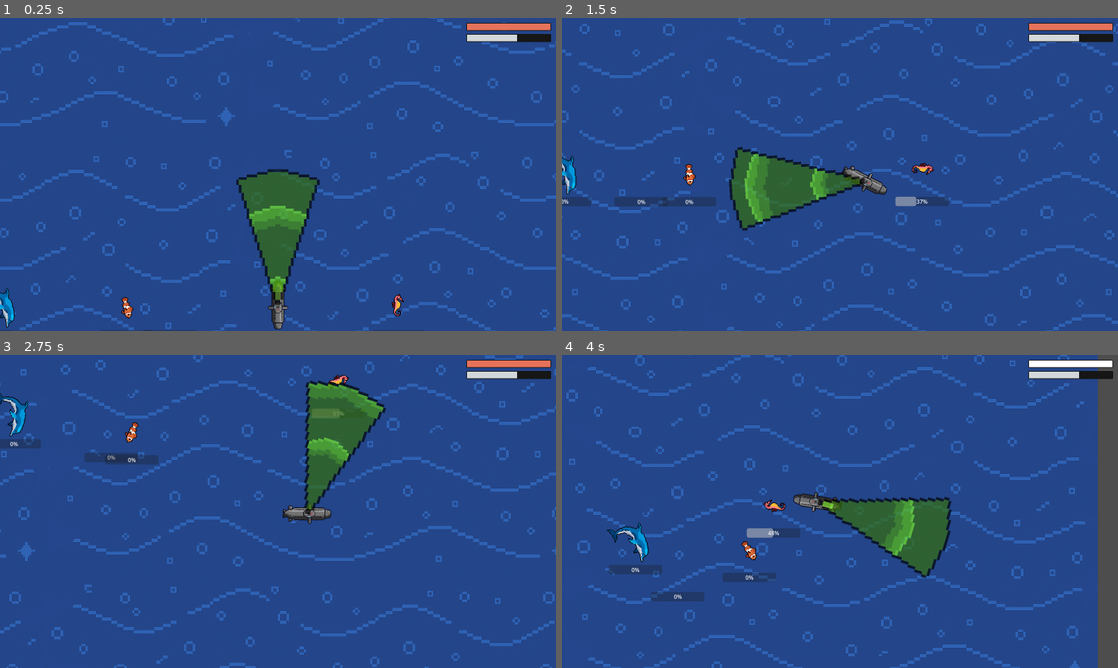
Above: before the commit, frames 1-4 (two rows, left to right).
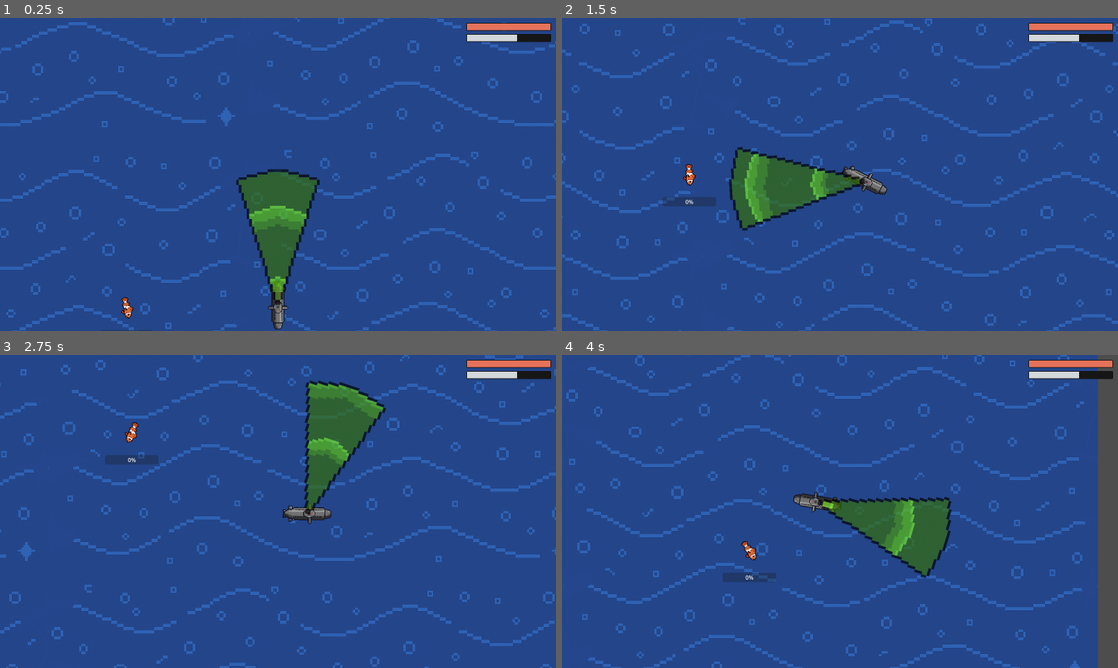
Above: after the commit, the same moments.

Repository: AbuHarambe/Deepsea_Invaders
Game: Godot game, scene res://Scenes/main.tscn
Same seed, same stepped clock (60 frames per second), same inputs: the game is played once before the commit and once after it. This scene is started directly instead of the project's main scene. The engine's default icon, where the game draws it, is replaced by a stand-in: a white triangle on a blue panel in a dark square.
Inputs (mouse positions are in pixels of both pictures, inside the frame that each line leads up to):
- Up to frame 1 (0.25 s): no input
- Up to frame 2 (1.5 s): move the mouse to (962, 158) at 0.52 s; hold D (Right) 0.53-1.28 s; click (962, 158) at 0.67 s; move the mouse to (728, 190) at 1.27 s; hold S (Down) from 1.28 s (still down)
- Up to frame 3 (2.75 s): move the mouse to (333, 442) at 2.02 s; release S (Down) at 2.03 s; hold D (Right) from 2.03 s (still down)
- Up to frame 4 (4 s): move the mouse to (812, 574) at 2.77 s; release D (Right) at 2.78 s; hold W (Up) 2.78-3.53 s; click (812, 574) at 2.92 s; move the mouse to (1006, 558) at 3.52 s; hold A (Left) from 3.53 s (still down)

The runs differ from the first frame. In frame 1, 0.4% of the frame differs, in the area x 0-77%, y 86-100%; in frame 2, 1.0%; in frame 3, 0.9%; in frame 4, 1.6%, in the area x 8-99%, y 1-79%.
Error before the commit: Invalid assignment of property or key 'visible' with value of type 'bool' on a base object of type 'null instance'. (res://Entities/Templates/EnemySniper.gd:24)

Commit message:
Tolgi Helfen

Diff:
--- a/Entities/Templates/Enemy_Seahorse.tscn
+++ b/Entities/Templates/Enemy_Seahorse.tscn
@@ -10,6 +10,7 @@
 [node name="EnemySeahorse" type="Node2D"]
 script = ExtResource("1_yupuy")
 ammo_scene = ExtResource("2_7c8ae")
+image = ExtResource("3_bl6ep")
 
 [node name="Sprite2D" type="Sprite2D" parent="."]
 texture = ExtResource("3_bl6ep")
--- a/Scenes/main.tscn
+++ b/Scenes/main.tscn
@@ -1,15 +1,11 @@
-[gd_scene load_steps=12 format=3 uid="uid://dktdyic4puxgw"]
+[gd_scene load_steps=8 format=3 uid="uid://dktdyic4puxgw"]
 
 [ext_resource type="PackedScene" uid="uid://bg4a3kqnpolqt" path="res://Entities/Player/player.tscn" id="1_jjgbg"]
-[ext_resource type="Script" path="res://Scripts/main.gd" id="1_jjvhh"]
-[ext_resource type="PackedScene" uid="uid://4atn6j1ayvu6" path="res://Entities/Templates/base_melee_blubblub.tscn" id="2_bo1nx"]
+[ext_resource type="Script" uid="uid://dc4utg2h24prv" path="res://Scripts/main.gd" id="1_jjvhh"]
 [ext_resource type="PackedScene" uid="uid://c38uipep74dgj" path="res://Scenes/background.tscn" id="2_ynf5e"]
-[ext_resource type="Texture2D" uid="uid://nq0shklekhdr" path="res://Assets/Visual/Blubblubs/Delfin.png" id="3_6bp64"]
 [ext_resource type="PackedScene" uid="uid://dj1shnag1egsc" path="res://Entities/Bars/health_bar.tscn" id="3_8gbba"]
-[ext_resource type="PackedScene" uid="uid://clybyleaj20le" path="res://Entities/Templates/base_ranged_blubblub.tscn" id="3_kry3j"]
-[ext_resource type="Texture2D" uid="uid://dx2j4grwyrdt5" path="res://Assets/Visual/Blubblubs/Seepferdchen.png" id="5_344ge"]
+[ext_resource type="PackedScene" uid="uid://bvy6ecx334lj6" path="res://Entities/Templates/Enemy_Seahorse.tscn" id="4_6bp64"]
 [ext_resource type="PackedScene" uid="uid://bcato4c1m12r2" path="res://Entities/Bars/generic_progress_bar.tscn" id="6_21xkr"]
-[ext_resource type="Script" uid="uid://iq1hfkjvaawf" path="res://Entities/Templates/EnemySniper.gd" id="7_d1ilt"]
 [ext_resource type="PackedScene" uid="uid://cl4pgawjyxh5q" path="res://Entities/Templates/parrot_melee_blubblub.tscn" id="7_hptm8"]
 
 [node name="Main" type="Node2D"]
@@ -20,24 +16,10 @@
 position = Vector2(504, 360)
 follow_node = NodePath("../Player")
 
-[node name="TestMelee" parent="." groups=["enemies"] instance=ExtResource("2_bo1nx")]
-position = Vector2(-251, 297)
-image = ExtResource("3_6bp64")
-
-[node name="TestRanged" parent="." instance=ExtResource("3_kry3j")]
-position = Vector2(939, 125)
-image = ExtResource("5_344ge")
-
-[node name="SeahorseEnemy" parent="." instance=ExtResource("3_kry3j")]
-position = Vector2(332, 87)
-script = ExtResource("7_d1ilt")
-ammo_scene = null
-shot_cooldown = 3.0
-aim_time = 1.0
-projectile_speed = 800.0
-
 [node name="MeleeEnemy" parent="." instance=ExtResource("7_hptm8")]
 position = Vector2(109, 387)
+
+[node name="EnemySeahorse" parent="." instance=ExtResource("4_6bp64")]
 
 [node name="Player" parent="." groups=["player_group"] instance=ExtResource("1_jjgbg")]
 position = Vector2(587, -176)
